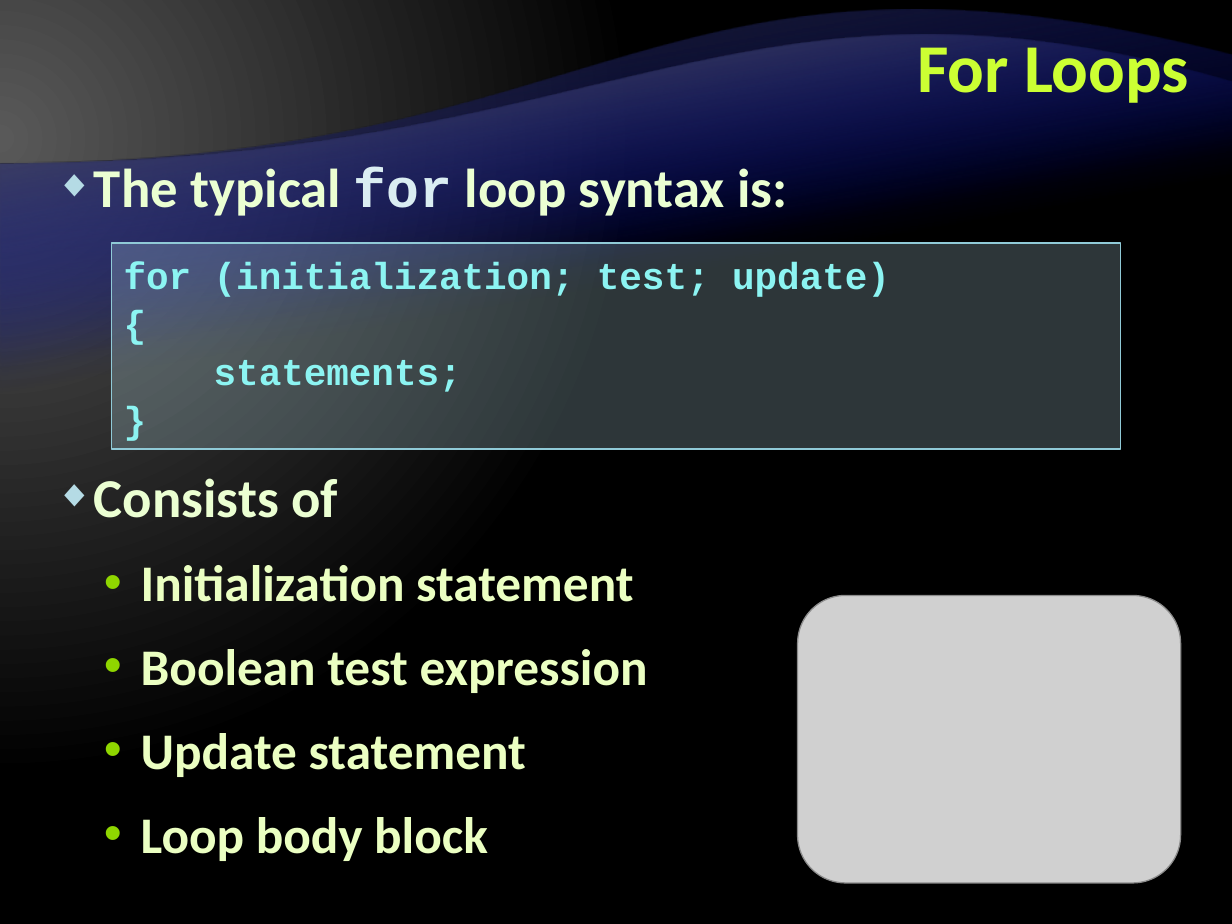
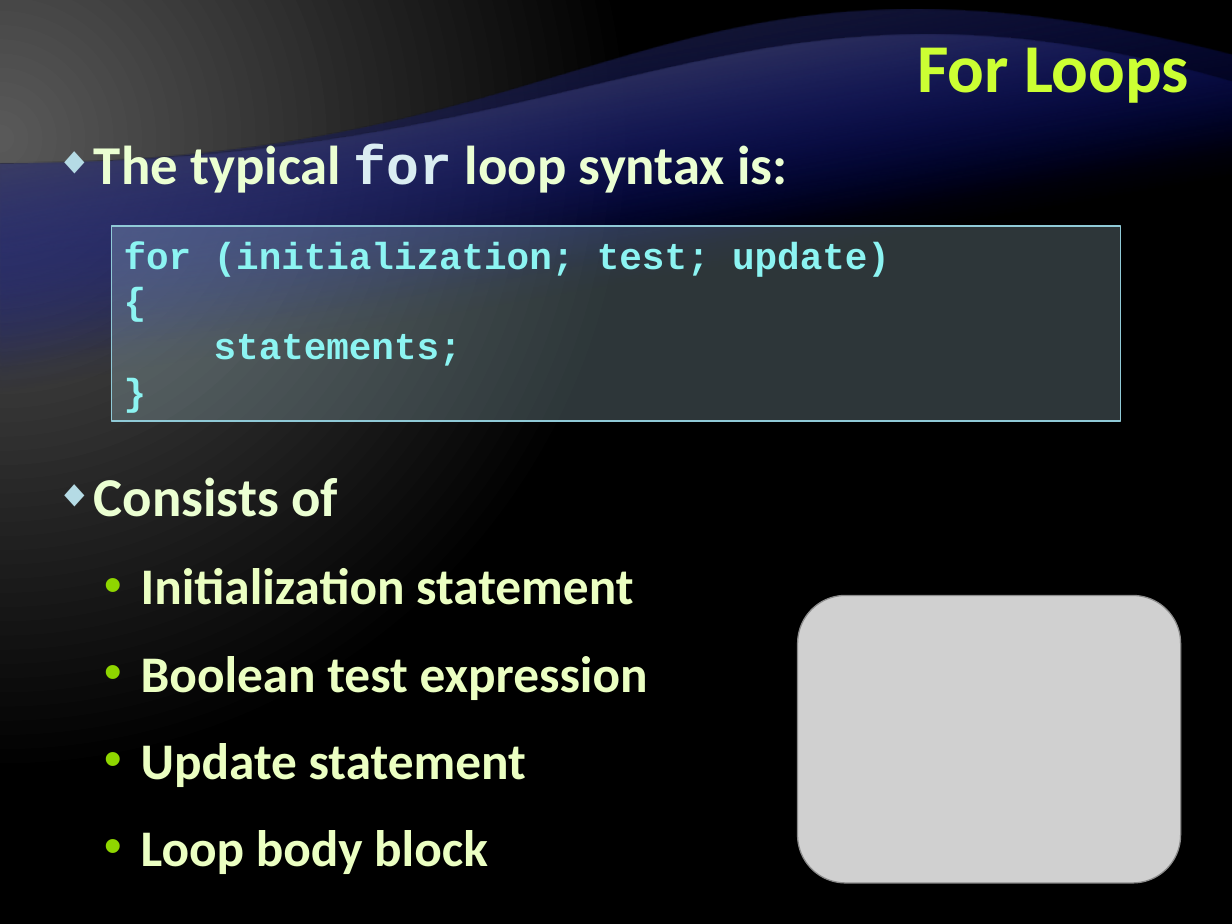
Before and after one commit to Graveheart/aspnetcourse, a slide deck: slide 75 of 2010/lectures/2. CSharp Language Overview - Part I.pptx. Drawn at 1232x924 pixels with LibreOffice and Linux fonts; fonts in the diff are those of the drawing; grey boxes stand for pictures; background and template pictures are left out. Boxes give left, top, right and bottom in pixels: in the first picture for what was removed or moved away, otherwise in the second. Text is boxed around its words. In the diff, an @@ line names an element or a change of style, - is before the commit and + after.

```diff
--- a/2010/lectures/2. CSharp Language Overview - Part I.pptx
+++ b/2010/lectures/2. CSharp Language Overview - Part I.pptx
@@ text "The typical for loop syntax ...": place and size @@
-text "The typical for loop syntax ..." at [94,168,787,861]
+text "The typical for loop syntax ..." at [94,138,787,874]
@@ text "The typical for loop syntax ..." at [94,138,787,874]: line spacing 34pt to 1 @@
@@ rectangle "for (initialization; test; update) { ...": place and size @@
-rectangle "for (initialization; test; update) { ..." at [111,243,1120,448]
+rectangle "for (initialization; test; update) { ..." at [111,225,1120,420]
@@ rectangle "for (initialization; test; update) { ..." at [111,225,1120,420]: line spacing 28pt to 1 @@
```
Also in this commit, not shown: 49 other slides changed.
